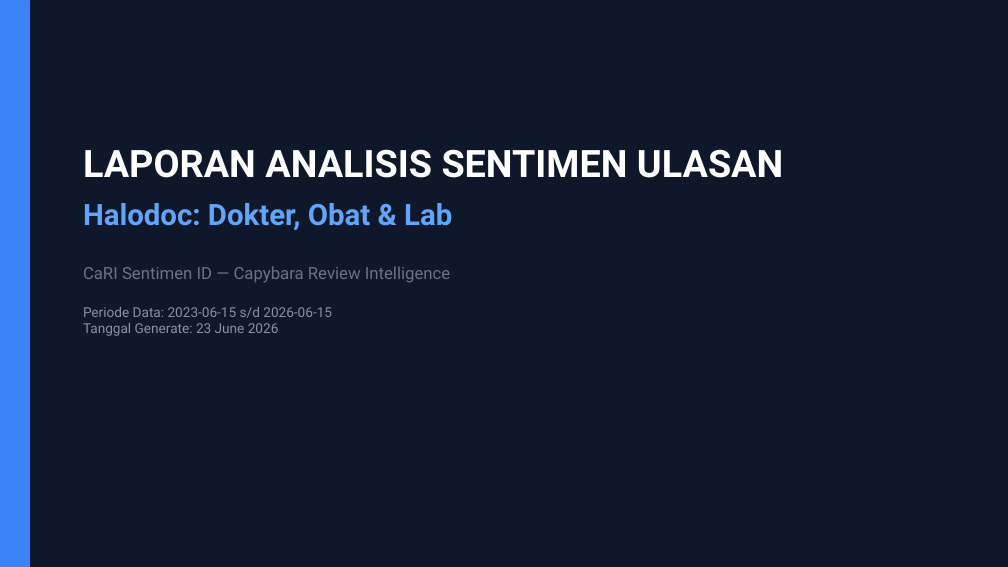
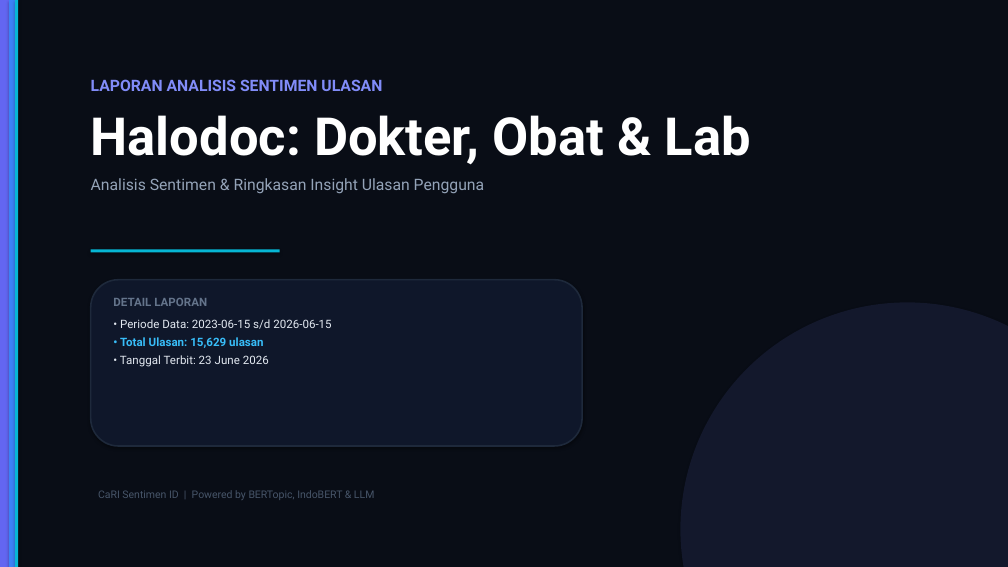
Before and after one commit to pengikut-raja-capybara/cari-sentimen-id-output, a slide deck: slide 1 of halodoc-review-analysis/reports/report_halodoc_dokter_obat_dan_lab.pptx. Drawn at 1008x567 pixels with LibreOffice and Linux fonts; fonts in the diff are those of the drawing. Boxes give left, top, right and bottom in pixels: in the first picture for what was removed or moved away, otherwise in the second. Text is boxed around its words. In the diff, an @@ line names an element or a change of style, - is before the commit and + after.

Commit message:
Update halodoc report

```diff
--- a/halodoc-review-analysis/reports/report_halodoc_dokter_obat_dan_lab.pptx
+++ b/halodoc-review-analysis/reports/report_halodoc_dokter_obat_dan_lab.pptx
@@ rectangle at [0, 0, 1008, 567]: fill #0F172A to #090D16 @@
@@ rectangle: place and size @@
-rectangle at [0, 0, 30, 567]
+rectangle at [0, 0, 9, 567]
@@ rectangle at [0, 0, 9, 567]: fill #3B82F6 to #6366F1 @@
@@ rectangle added at [9, 0, 15, 567], fill #3B82F6 @@
@@ rectangle added at [15, 0, 18, 567], fill #06B6D4 @@
@@ text added at [91, 79, 751, 194], 15 pt, text #94A3B8, bold @@
+LAPORAN ANALISIS SENTIMEN ULASAN
+Halodoc: Dokter, Obat & Lab
+Analisis Sentimen & Ringkasan Insight Ulasan Pengguna
@@ rectangle added at [91, 250, 280, 253], fill #06B6D4 @@
@@ rounded rectangle added at [91, 280, 582, 446], fill #0F172A, outline #1E293B 1.5 pt @@
@@ text at [113, 298, 331, 367]: text changed; size 13 to 11 pt; text colour #8492A6 to #E2E8F0 @@
-LAPORAN ANALISIS SENTIMEN ULASAN
-Halodoc: Dokter, Obat & Lab
-CaRI Sentimen ID — Capybara Review Intelligence
-Periode Data: 2023-06-15 s/d 2026-06-15
-Tanggal Generate: 23 June 2026
+DETAIL LAPORAN
+• Periode Data: 2023-06-15 s/d 2026-06-15
+• Total Ulasan: 15,629 ulasan
+• Tanggal Terbit: 23 June 2026
@@ ellipse added at [681, 302, 1008, 567], fill #13182C @@
@@ text added at [98, 490, 374, 500], 10 pt, text #475569 @@
+CaRI Sentimen ID | Powered by BERTopic, IndoBERT & LLM
```
Also in this commit, not shown: 1 other slide changed, 1 slide removed, 8 other files.
